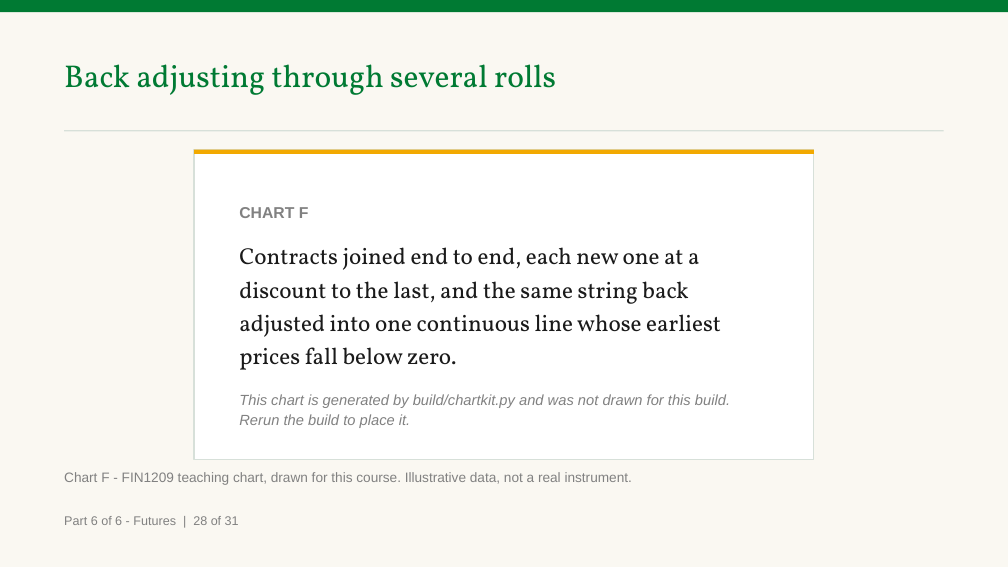
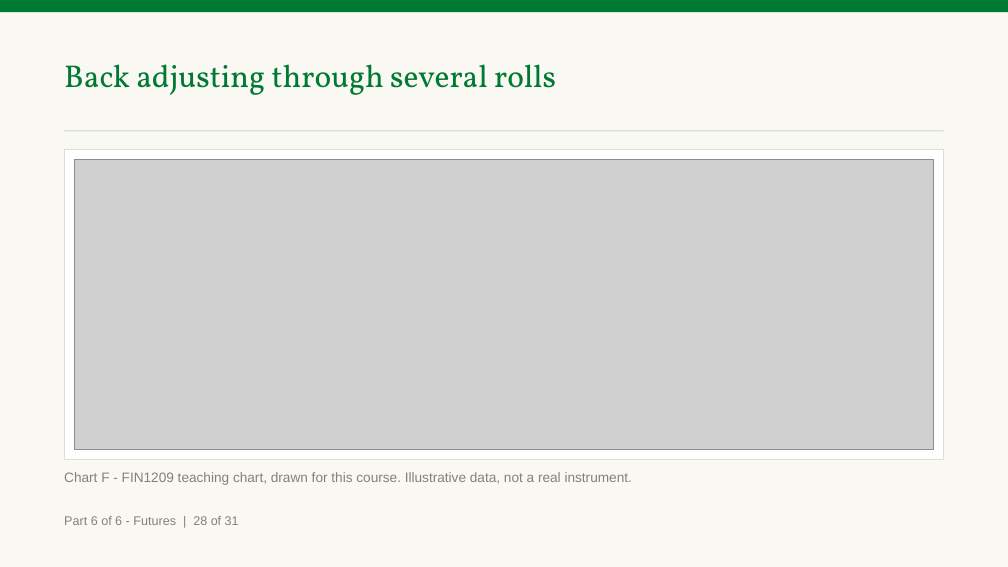
Before and after one commit to benjiesotelo-sudo/Telos_FIN1209, a slide deck: slide 134 of chapter-03/FIN1209-Chapter-03-Student-Edition.pptx. Drawn at 1008x567 pixels with LibreOffice and Linux fonts; fonts in the diff are those of the drawing; grey boxes stand for pictures. Boxes give left, top, right and bottom in pixels: in the first picture for what was removed or moved away, otherwise in the second. Text is boxed around its words. In the diff, an @@ line names an element or a change of style, - is before the commit and + after.

```diff
--- a/chapter-03/FIN1209-Chapter-03-Student-Edition.pptx
+++ b/chapter-03/FIN1209-Chapter-03-Student-Edition.pptx
@@ rectangle: place and size @@
-rectangle at (194, 150, 814, 460)
+rectangle at (64, 150, 944, 460)
@@ picture added at (74, 160, 934, 450) @@
@@ rectangle removed at (194, 150, 814, 154) @@
@@ text removed at (239, 207, 730, 428) @@
-CHART F
-Contracts joined end to end, each new one at a discount to the last, and the same string back adjusted into one continuous line whose earliest prices fall below zero.
-This chart is generated by build/chartkit.py and was not drawn for this build. Rerun the build to place it.
```
Also in this commit, not shown: 5 other slides changed, 3 other files.
